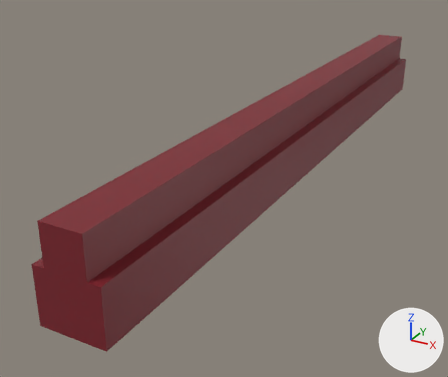
The FBX model Assets/Models/Buildings Kit/Imperial Buildings/BRoofTopTrim_A.fbx, before and after one commit.
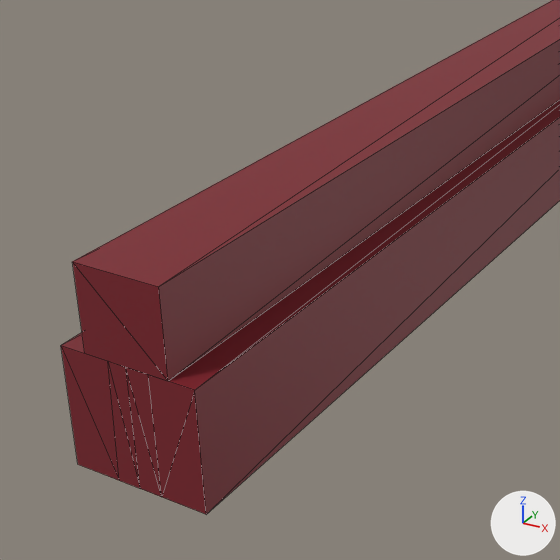
Old and new are each drawn whole from a 50 mm camera at (2.65, -10.62, 2.71) aimed at (-0.61, -4.68, -0.26) and again close up on the part from 0% to 65% of the width and 23% to 100% of the height. The axes (+X, +Y, +Z) are drawn at lower right. The lights are the same throughout. The first two pictures are the older version. The close-ups show mesh edges as thin lines.

In view in the first close-up: 'BRoofTopTrim_A'.
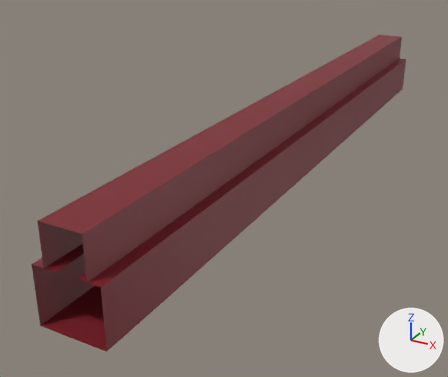
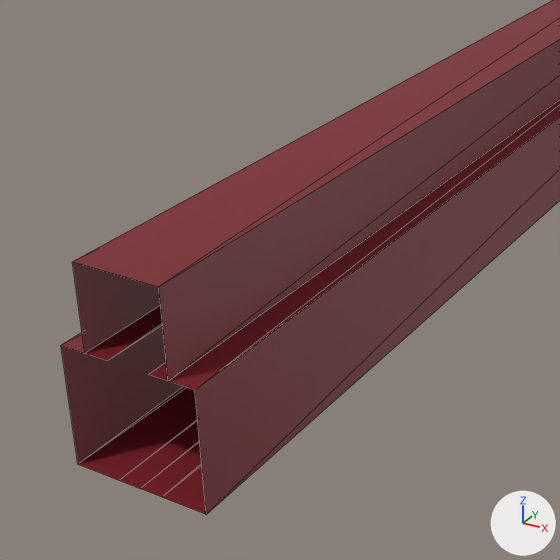
Changed parts and their boxes (x1, y1, x2, y2) in the close-ups (560 x 560 px):
```json
{"part": 1, "of": "me_cube_092", "change": "deleted", "before": [61, 262, 206, 514], "on screen": "red"}
```

Edits to the scene script, one JSON object a line:
```json
{"block": "me_cube_092", "where": "# used by ob_brooftoptrim_a; location = (0.0, 0.0, 0.0)"}
{"op": "remove", "block": "me_cube_092", "code": "me_cube_092.from_pydata(...)  # 28 vertices, 48 faces; spans x -0.3..0.3, y -8.0..0.0, z 0.0..0.87"}
{"op": "add", "block": "me_cube_092", "code": "me_cube_092.from_pydata(...)  # 26 vertices, 22 faces; spans x -0.3..0.3, y -8.0..0.0, z 0.0..0.87"}
{"block": "me_cube_092", "change": "me_cube_092 part 1"}
{"block": "me_cube_092", "change": "2 vertices are removed from x 0.0, y -8.0..0.0, z 0.51"}
{"block": "me_cube_092", "change": "26 faces are deleted"}
```
